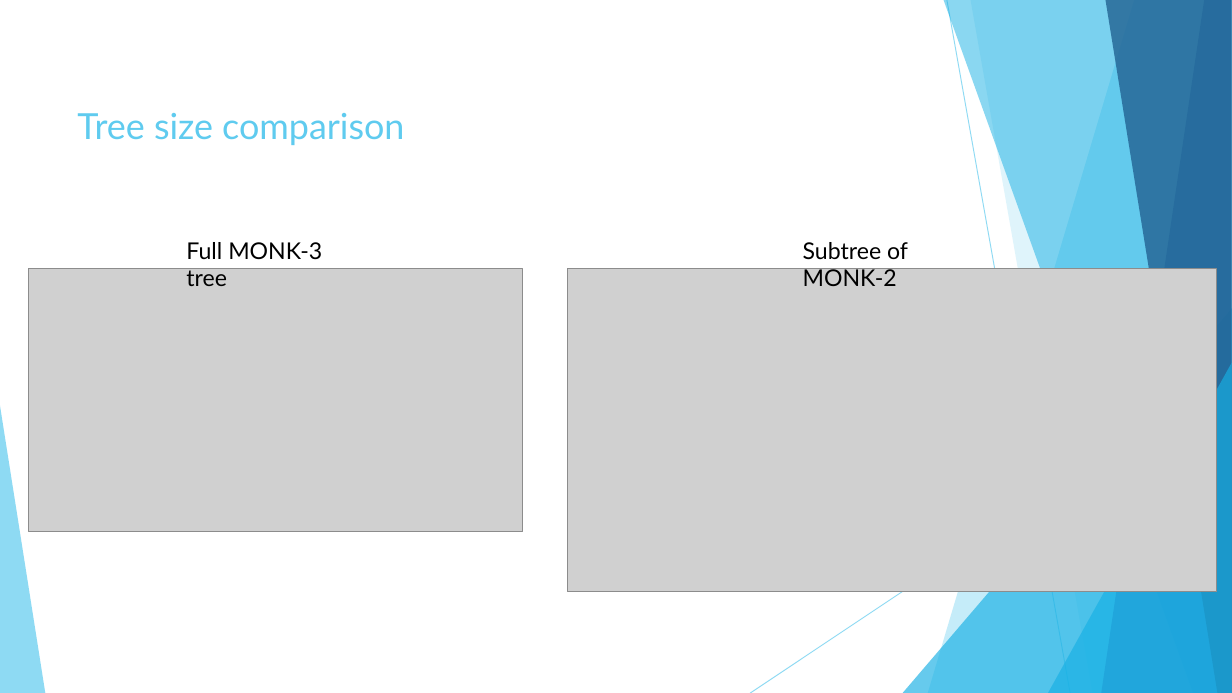
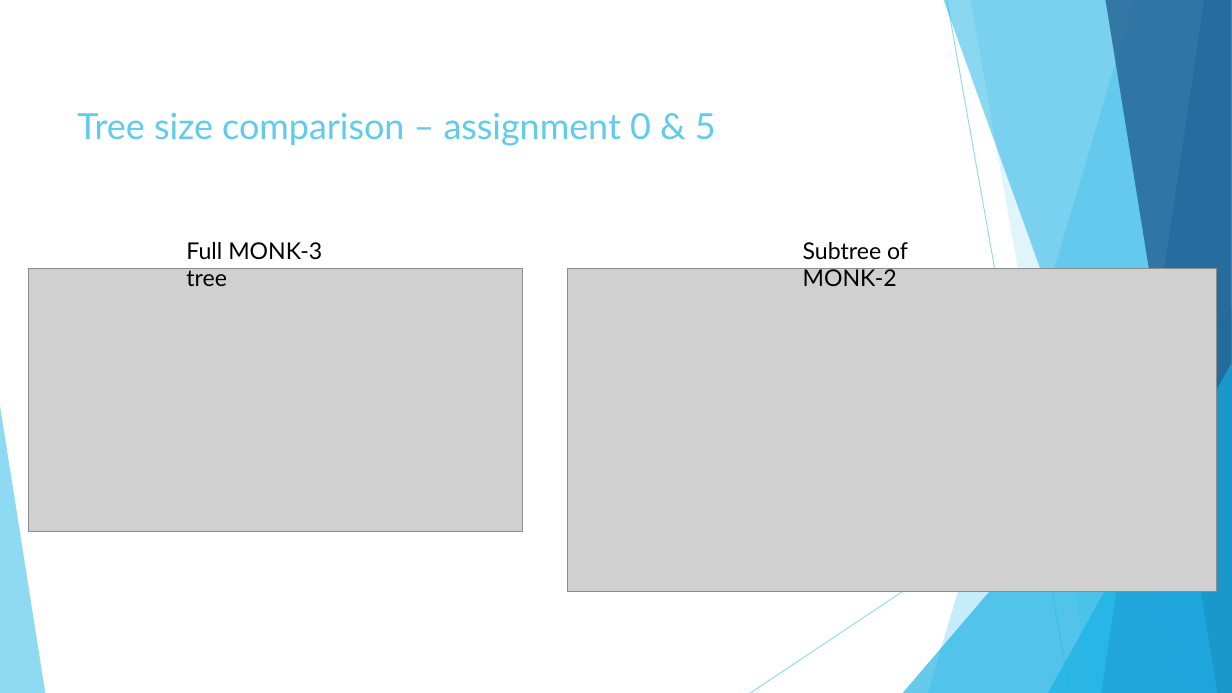
Before and after one commit to Ivan-Klabucar/Machine-Learning, a slide deck: slide 3 of Presentation3.pptx. Drawn at 1232x693 pixels with LibreOffice and Linux fonts; fonts in the diff are those of the drawing; grey boxes stand for pictures. Boxes give left, top, right and bottom in pixels: in the first picture for what was removed or moved away, otherwise in the second. Text is boxed around its words. In the diff, an @@ line names an element or a change of style, - is before the commit and + after.

```diff
--- a/Presentation3.pptx
+++ b/Presentation3.pptx
@@ title at (77, 113, 716, 146): text changed @@
-Tree size comparison
+Tree size comparison – assignment 0 & 5
```
Also in this commit, not shown: 8 other slides changed.
